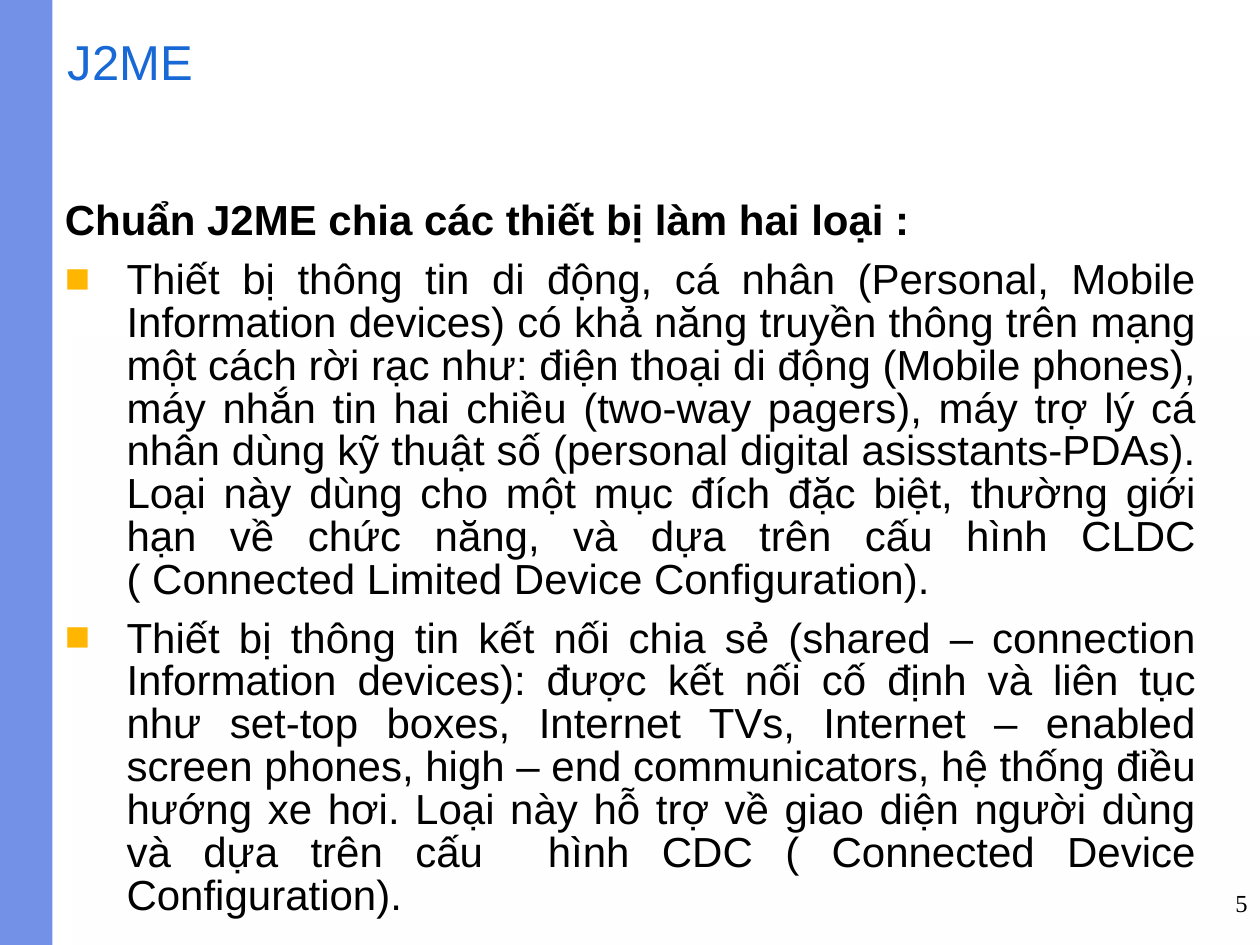
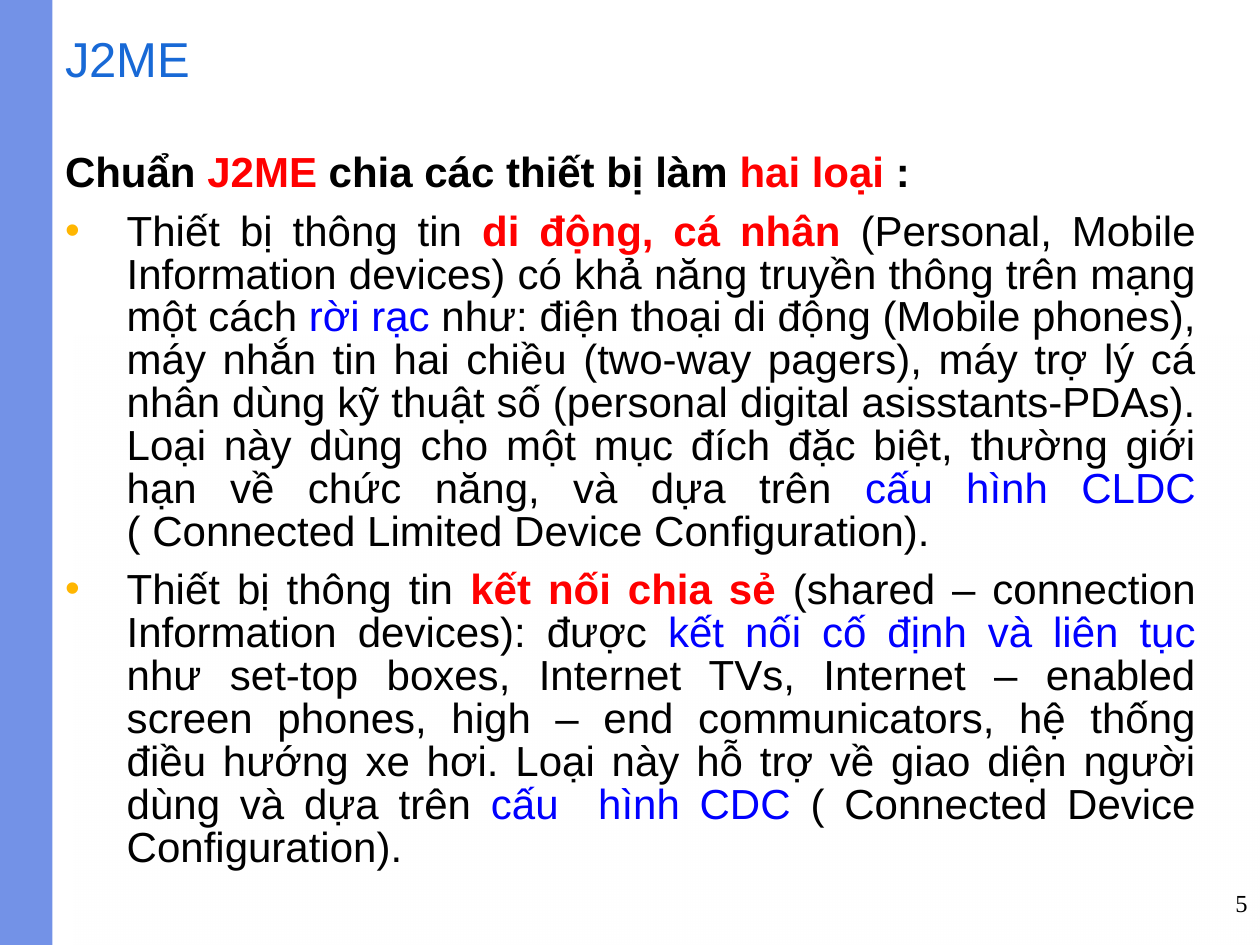
Before and after one commit to Doanlmit/tailieuchuyende08hcb, a slide deck: slide 5 of ChuyenDeLT_HienDai.ThayLoc/J2ME/Slide.J2ME/01-J2ME.ppt. Drawn at 1260x945 pixels with LibreOffice and Linux fonts; fonts in the diff are those of the drawing; background and template pictures are left out. Boxes give left, top, right and bottom in pixels: in the first picture for what was removed or moved away, otherwise in the second. Text is boxed around its words. In the diff, an @@ line names an element or a change of style, - is before the commit and + after.

```diff
--- a/ChuyenDeLT_HienDai.ThayLoc/J2ME/Slide.J2ME/01-J2ME.ppt
+++ b/ChuyenDeLT_HienDai.ThayLoc/J2ME/Slide.J2ME/01-J2ME.ppt
@@ text "Chuẩn J2ME chia các thiết ...": place and size @@
-text "Chuẩn J2ME chia các thiết ..." at (65,202,1196,918)
+text "Chuẩn J2ME chia các thiết ..." at (65,154,1196,870)
@@ text "Chuẩn J2ME chia các thiết ..." at (65,154,1196,870): text colour #000000 to #FF0000 in "J2ME hai loại", "di động, cá nhân", "kết nối chia sẻ"; text colour #000000 to #0000FF in "rời rạc cấu hình CLDC", "kết nối cố định và liên tục ..."; bold on in "di động, cá nhân", "kết nối chia sẻ"; bullet ■ to • @@
@@ rectangle at (73,336,693,945): fill gradient #FFFFFF to #FEFEFE to gradient #FFFFFF @@
@@ rectangle at (640,336,1260,945): fill gradient #FFFFFF to #FEFEFE to gradient #FFFFFF @@
```
Also in this commit, not shown: 37 other slides changed, 2 other files.
